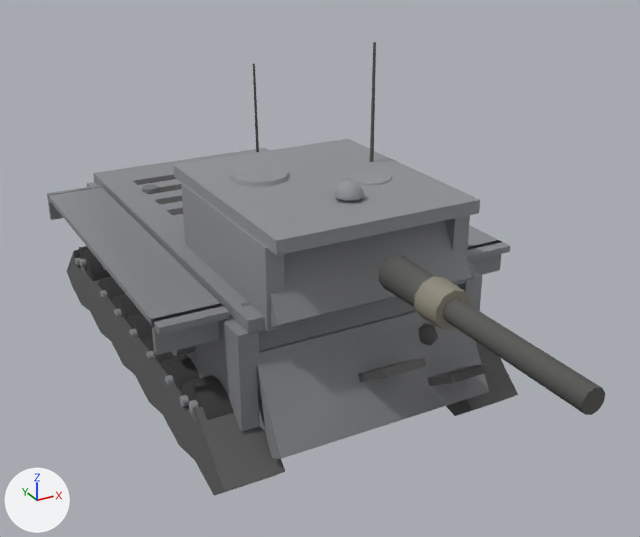
The glTF model client/assets/models/wespe.glb: old version first, new version second.
One viewpoint serves both versions: a camera (50 mm lens) standing at (-3.64, -7.96, 4.8) and looking at (0.03, -1.28, 1.46). Arrows for +X, +Y and +Z are at lower left; the lights stay in place. The older version comes first. Where no turn or scale is listed for an object, it has been applied to the vertices. Vertices at exactly the same position are counted once.

In view in the first picture: 'barrel', 'glacis', 'hullSide', 'hullTop', 'lowerPlate', 'mantlet', 'tracks', 'turretRoof', 'turretSide', 'wheel4', 'wheel5' and 6 more.
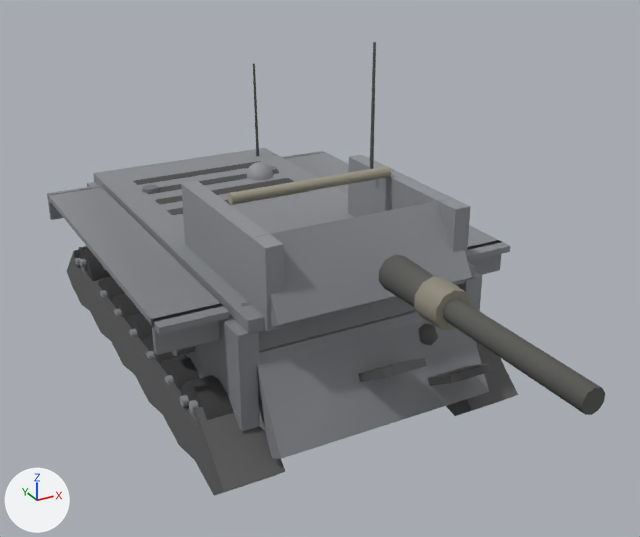
Location of each change, [x1, y1, x2, y2] in pixels of the pictures (640 x 537 px; the box of a moved part takes in the faces that stretch with it):
'turretRoof', reshaped (47% narrower, 23% shorter)
    before: [174, 42, 480, 255]
    after: [228, 42, 391, 205]
part 1 of me_mesh_22, added
    after: [228, 166, 391, 205]
part 2 of me_mesh_22, moved or reshaped
    before: [334, 180, 364, 201]
    after: [247, 162, 274, 181]
part 3 of me_mesh_22, deleted
    before: [230, 165, 290, 187]
part 4 of me_mesh_22, deleted
    before: [347, 170, 392, 185]
part 5 of me_mesh_22, deleted
    before: [174, 139, 480, 255]

Patch to the scene script:
```diff
--- a/client/assets/models/wespe.glb.py
+++ b/client/assets/models/wespe.glb.py
@@ me_mesh_22 @@
 # used by ob_turretroof; location = (0.0, 0.0, 0.0)
-me_mesh_22.from_pydata(...)  # 105 vertices, 184 faces; spans x -0.96..0.96, y -2.4..-0.2, z 2.17..3.47
+me_mesh_22.from_pydata(...)  # 71 vertices, 124 faces; spans x -0.81..0.81, y -1.25..-0.82, z 2.17..3.47
+# me_mesh_22 part 1: a new loose piece, an 8-sided cylinder along x spanning x -0.81..0.81, y -1.25..-1.14, z 2.21..2.33, in mat_turretroof_mat
+# me_mesh_22 part 2: the loose piece of 41 vertices spanning x -0.13..0.13, y -1.98..-1.72, z 2.36..2.49 is moved by (-0.4, 0.9, -0.02)
+# me_mesh_22 part 3: the loose piece of 22 vertices spanning x -0.67..-0.14, y -1.23..-0.67, z 2.31..2.37 is deleted
+# me_mesh_22 part 4: the loose piece of 22 vertices spanning x 0.24..0.66, y -1.67..-1.23, z 2.3..2.35 is deleted
+# me_mesh_22 part 5: the loose piece of 8 vertices spanning x -0.96..0.96, y -2.4..-0.2, z 2.21..2.33 is deleted
 me_mesh_22.materials.append(mat_turretroof_mat)
```
